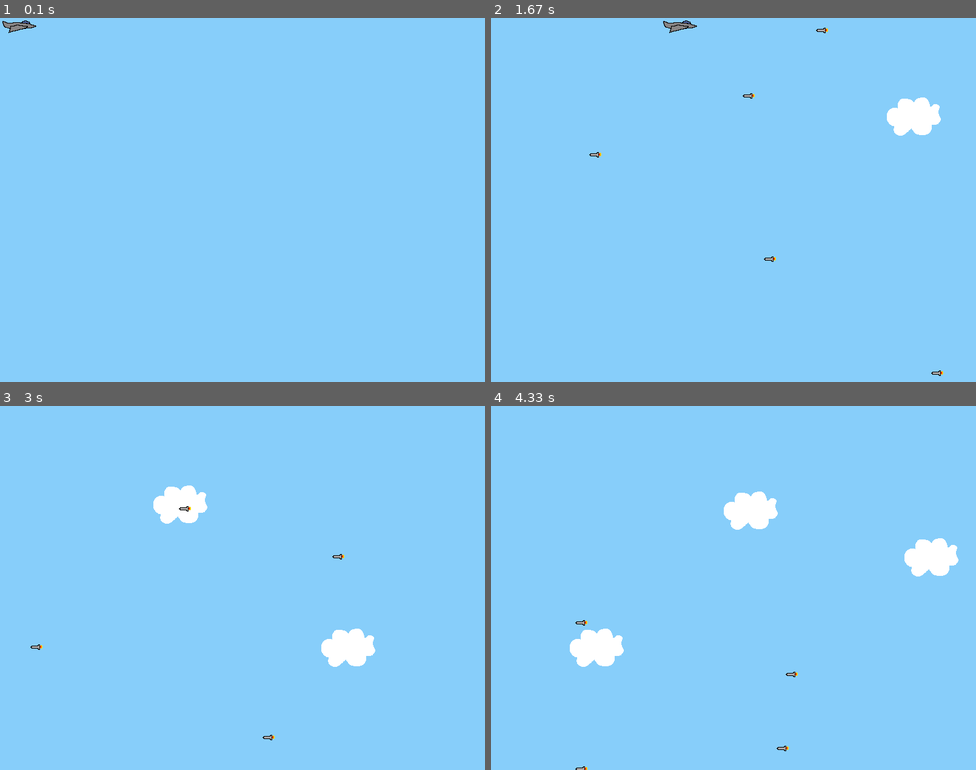
Above: before the commit, frames 1-4 (two rows, left to right).
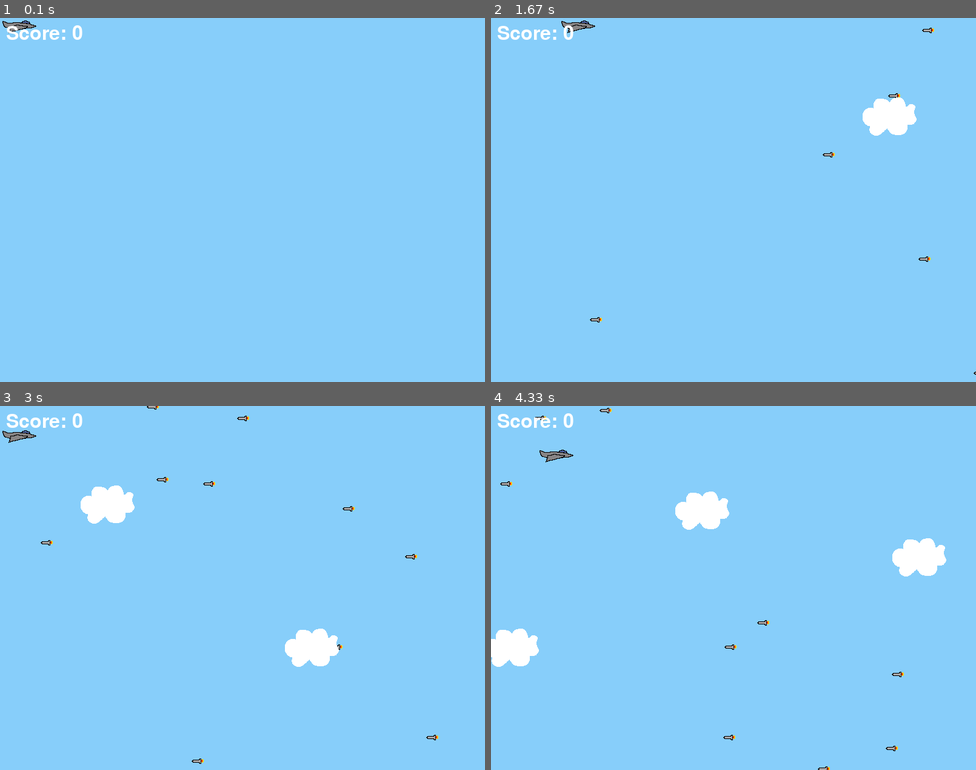
Above: after the commit, the same moments.

Repository: manhtung001/pygame-primer_CustomPTIT
Game: pygame game, started from py_tut_with_images.py
The game is run twice, just before and just after one commit, with the same random seed, the same clock (stepped at 60 frames per second) and the same inputs.
Inputs:
- Up to frame 1 (0.1 s): no input
- Up to frame 2 (1.67 s): hold Right 0.33-0.8 s; hold Up 0.83-1.13 s; hold Right 1.17-1.63 s
- Up to frame 3 (3 s): hold Left 1.67-2.2 s; hold Down 2.23-2.53 s; hold Left 2.57-2.97 s
- Up to frame 4 (4.33 s): hold Right 3.4-4.03 s; hold Down from 4.07 s (still down)

The runs differ from the first frame. In frame 1, 0.3% of the frame differs, in the area x 1-17%, y 2-6%; in frame 2, 1.7%; in frame 3, 3.7%; in frame 4, 4.5%, in the area x 0-97%, y 0-100%.

Commit message:
add score

Diff:
--- a/py_tut_with_images.py
+++ b/py_tut_with_images.py
@@ -17,13 +17,13 @@
 
     def update(self, pressed_keys):
         if pressed_keys[K_UP]:
-            self.rect.move_ip(0, -5)
+            self.rect.move_ip(0, -1)
         if pressed_keys[K_DOWN]:
-            self.rect.move_ip(0, 5)
+            self.rect.move_ip(0, 1)
         if pressed_keys[K_LEFT]:
-            self.rect.move_ip(-5, 0)
+            self.rect.move_ip(-1, 0)
         if pressed_keys[K_RIGHT]:
-            self.rect.move_ip(5, 0)
+            self.rect.move_ip(1, 0)
 
         # Keep player on the screen
         if self.rect.left < 0:
@@ -43,7 +43,7 @@
         self.image.set_colorkey((255, 255, 255), RLEACCEL)
         self.rect = self.image.get_rect(
             center=(random.randint(820, 900), random.randint(0, 600)))
-        self.speed = random.randint(5, 20)
+        self.speed = random.randint(1, 5)
 
     def update(self):
         self.rect.move_ip(-self.speed, 0)
@@ -61,9 +61,10 @@
         )
 
     def update(self):
-        self.rect.move_ip(-5, 0)
+        self.rect.move_ip(-3, 0)
         if self.rect.right < 0:
             self.kill()
+
 
 # initialize pygame
 pygame.init()
@@ -71,6 +72,11 @@
 # create the screen object
 # here we pass it a size of 800x600
 screen = pygame.display.set_mode((800, 600))
+
+# set caption and icon
+pygame.display.set_caption("Team2_Python_PTIT")
+# icon = pygame.image.load('path.png')
+# pygame.display.set_icon(icon)
 
 # Create a custom event for adding a new enemy.
 ADDENEMY = pygame.USEREVENT + 1
@@ -90,6 +96,23 @@
 all_sprites.add(player)
 
 running = True
+
+# fix FPS
+FPS = 120
+fpsClock = pygame.time.Clock()
+
+# score
+score_value = 0
+font = pygame.font.Font('freesansbold.ttf', 32)
+textX = 10
+textY = 10
+
+
+def show_score(x, y):
+    # params: x, y are coords of score
+    # set string to render and color
+    score = font.render("Score: " + str(score_value), True, (255, 255, 255))
+    screen.blit(score, (x, y))
 
 while running:
     for event in pygame.event.get():
@@ -116,5 +139,16 @@
 
     if pygame.sprite.spritecollideany(player, enemies):
         player.kill()
+        running = False
 
-    pygame.display.flip()
+    # earn score when collide
+    if pygame.sprite.spritecollideany(player, clouds):
+        score_value += 1
+
+    # pygame.display.flip()
+
+    show_score(textX, textY)
+
+    pygame.display.update()
+
+    fpsClock.tick(FPS)
